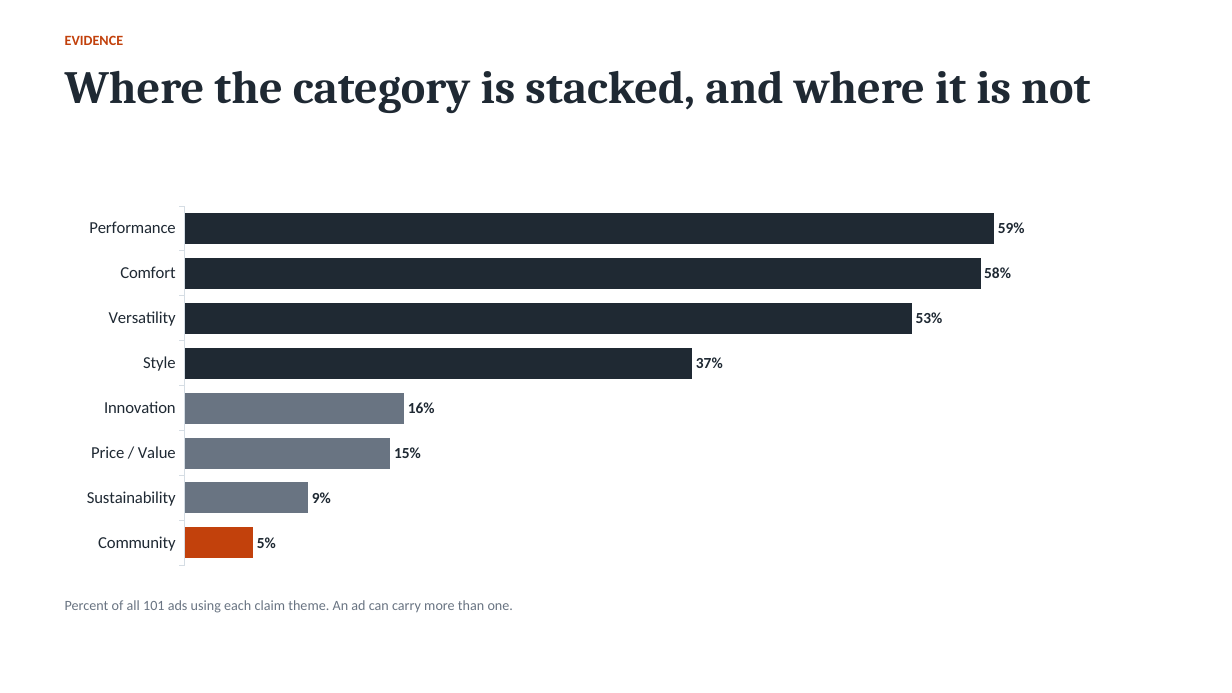
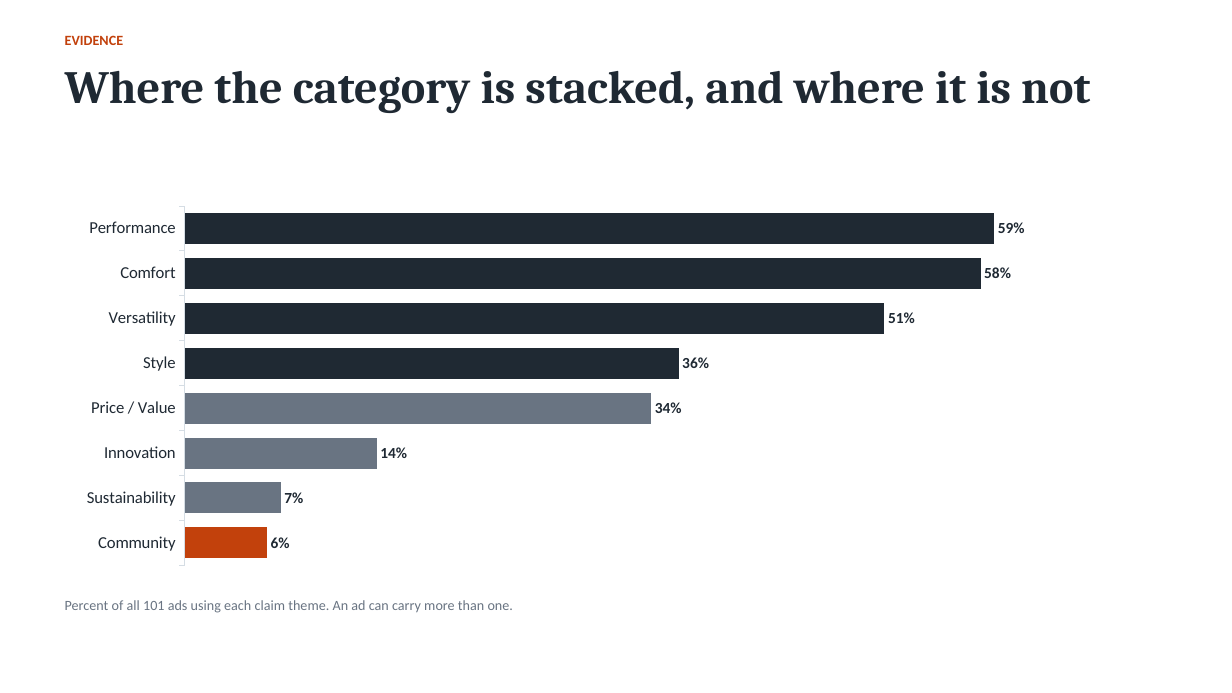
Before and after one commit to spdooley5949/Creative-Teardown-Marketing, a slide deck: slide 4 of output/Dooley_Creative_Teardown_Findings.pptx. Drawn at 1232x693 pixels with LibreOffice and Linux fonts; fonts in the diff are those of the drawing. Boxes give left, top, right and bottom in pixels: in the first picture for what was removed or moved away, otherwise in the second. Text is boxed around its words. In the diff, an @@ line names an element or a change of style, - is before the commit and + after.

```diff
--- a/output/Dooley_Creative_Teardown_Findings.pptx
+++ b/output/Dooley_Creative_Teardown_Findings.pptx
@@ bar chart at [65, 199, 1167, 573] @@
-categories: Community, Sustainability, Price / Value, Innovation, Style, Versatility, Comfort, Performance
+categories: Community, Sustainability, Innovation, Price / Value, Style, Versatility, Comfort, Performance
-Series 1: 5, 9, 15, 16, 37, 53, 58, 59
+Series 1: 6, 7, 14, 34, 36, 51, 58, 59
```
Also in this commit, not shown: 5 other slides changed, 6 other files.
